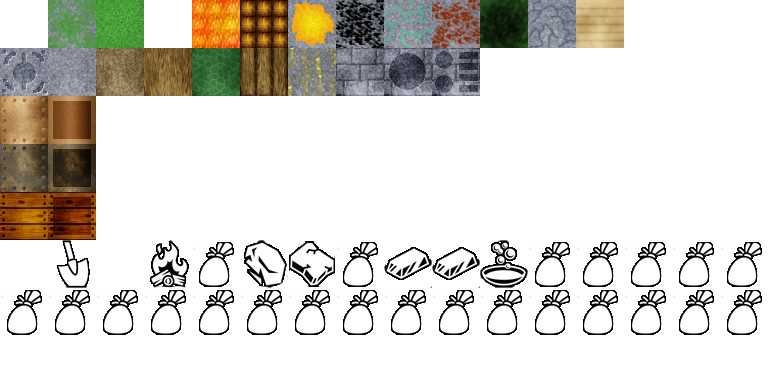
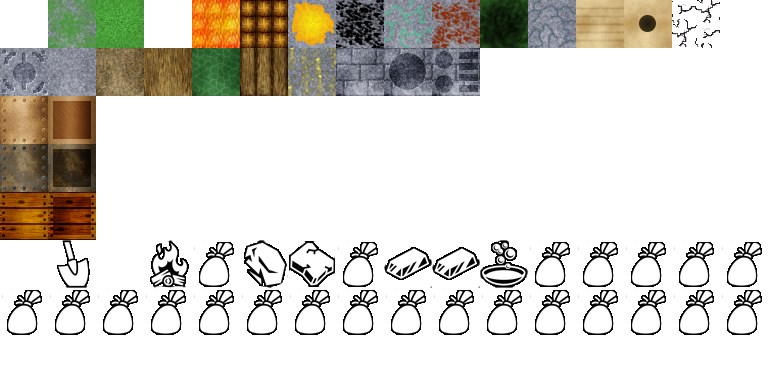
Two versions of the same layered image (768×384). Layer-by-layer changes:
added layer "13 - beesnest top" above "14 - cracks" over left=624, top=0, right=672, bottom=48
added layer "14 - cracks" above "16 - carved stone" over left=672, top=0, right=720, bottom=48
